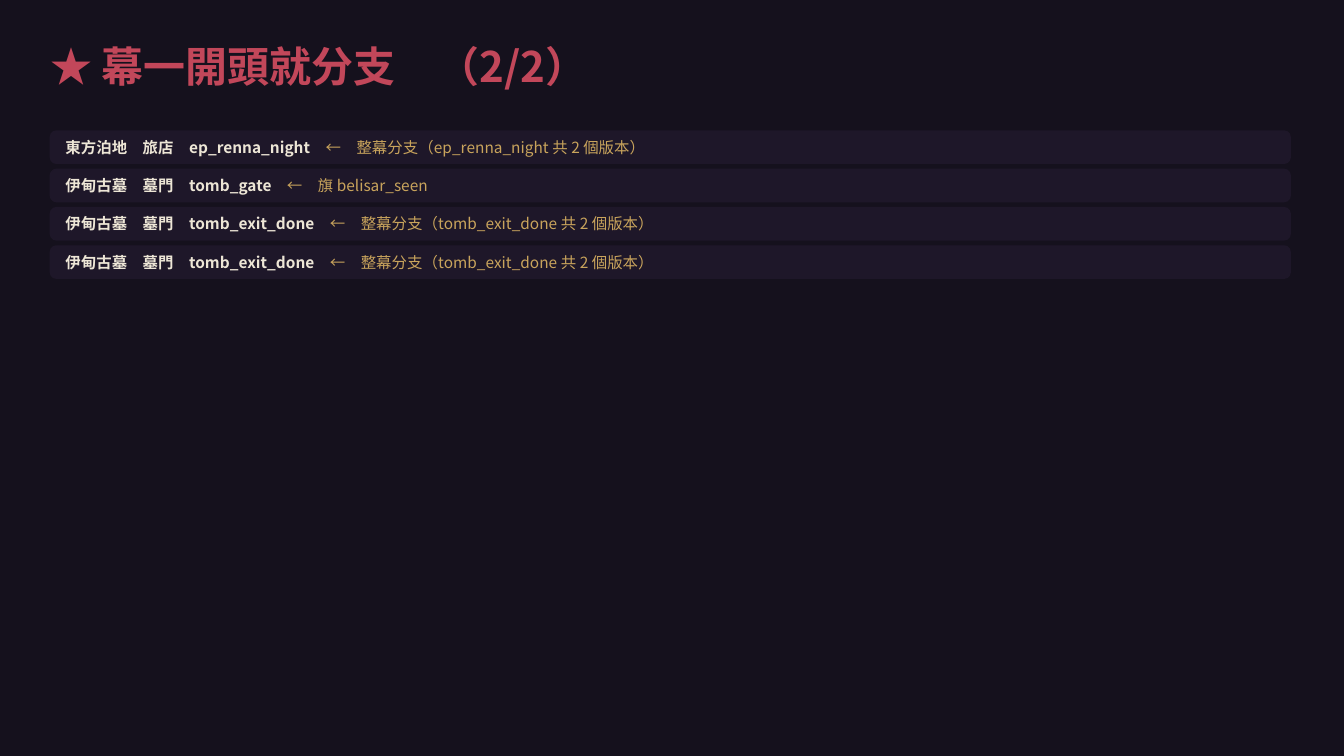
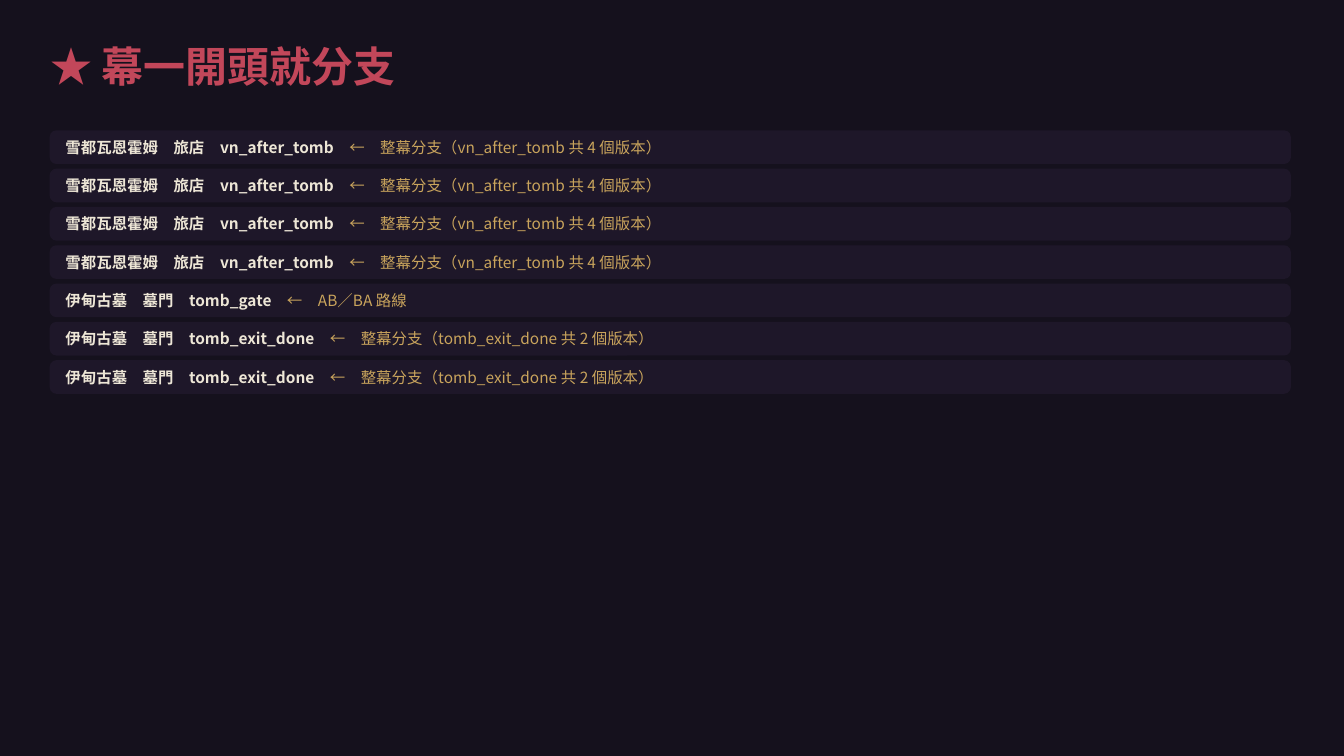
Before and after one commit to raykueco-debug/TIVOT, a slide deck: slide 6 of 劇情分歧樹.pptx (slide 16 before the commit). Drawn at 1344x756 pixels with LibreOffice and Linux fonts; fonts in the diff are those of the drawing. Boxes give left, top, right and bottom in pixels: in the first picture for what was removed or moved away, otherwise in the second. Text is boxed around its words. In the diff, an @@ line names an element or a change of style, - is before the commit and + after.

```diff
--- a/劇情分歧樹.pptx
+++ b/劇情分歧樹.pptx
@@ text at box(102, 46, 396, 86): text changed @@
-★ 幕一開頭就分支 （2/2）
+★ 幕一開頭就分支
@@ text at box(65, 140, 661, 156): text changed @@
-東方泊地 旅店 ep_renna_night ← 整幕分支（ep_renna_night 共 2 個版本）
+雪都瓦恩霍姆 旅店 vn_after_tomb ← 整幕分支（vn_after_tomb 共 4 個版本）
@@ text at box(65, 178, 661, 194): text changed; text colour #EDE6D6 to #C9A45C; bold off @@
-伊甸古墓 墓門 tomb_gate ← 旗 belisar_seen
+雪都瓦恩霍姆 旅店 vn_after_tomb ← 整幕分支（vn_after_tomb 共 4 個版本）
@@ text at box(65, 216, 661, 232): text changed @@
-伊甸古墓 墓門 tomb_exit_done ← 整幕分支（tomb_exit_done 共 2 個版本）
+雪都瓦恩霍姆 旅店 vn_after_tomb ← 整幕分支（vn_after_tomb 共 4 個版本）
@@ text at box(65, 255, 661, 271): text changed @@
-伊甸古墓 墓門 tomb_exit_done ← 整幕分支（tomb_exit_done 共 2 個版本）
+雪都瓦恩霍姆 旅店 vn_after_tomb ← 整幕分支（vn_after_tomb 共 4 個版本）
@@ rounded rectangle added at box(50, 284, 1291, 317), fill #1E1729, outline #1E1729 1 pt @@
@@ text added at box(65, 293, 407, 310), 11 pt, text #EDE6D6, bold @@
+伊甸古墓 墓門 tomb_gate ← AB／BA 路線
@@ rounded rectangle added at box(50, 323, 1291, 355), fill #1E1729, outline #1E1729 1 pt @@
@@ text added at box(65, 331, 654, 347), 11 pt, text #C9A45C @@
+伊甸古墓 墓門 tomb_exit_done ← 整幕分支（tomb_exit_done 共 2 個版本）
@@ rounded rectangle added at box(50, 361, 1291, 393), fill #1E1729, outline #1E1729 1 pt @@
@@ text added at box(65, 370, 654, 386), 11 pt, text #C9A45C @@
+伊甸古墓 墓門 tomb_exit_done ← 整幕分支（tomb_exit_done 共 2 個版本）
```
Also in this commit, not shown: 3 other slides changed, 2 slides added, 12 slides removed, 10 other files.
